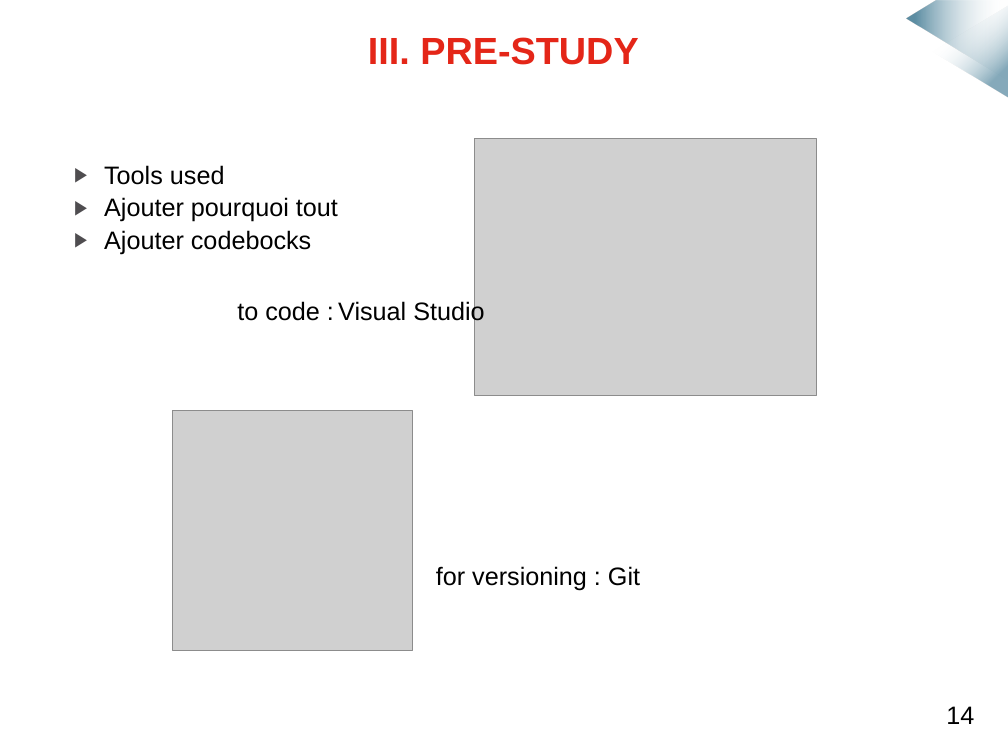
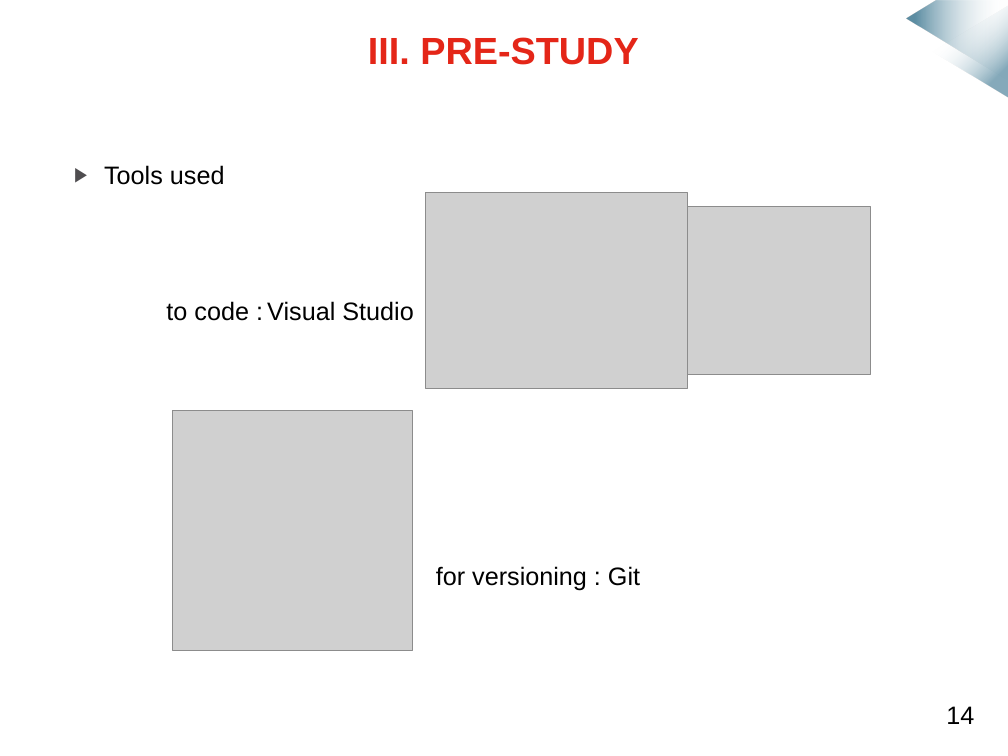
Before and after one commit to mmeven/EP_Domotique_Tablette, a slide deck: slide 13 of Rendu/Diapo_prototype_janvier.pptx. Drawn at 1008x756 pixels with LibreOffice and Linux fonts; fonts in the diff are those of the drawing; grey boxes stand for pictures; background and template pictures are left out. Boxes give left, top, right and bottom in pixels: in the first picture for what was removed or moved away, otherwise in the second. Text is boxed around its words. In the diff, an @@ line names an element or a change of style, - is before the commit and + after.

```diff
--- a/Rendu/Diapo_prototype_janvier.pptx
+++ b/Rendu/Diapo_prototype_janvier.pptx
@@ text at [104, 197, 338, 254]: paragraphs removed @@
-▶ Ajouter pourquoi tout
-▶ Ajouter codebocks
@@ picture: place and size @@
-picture at [474, 139, 815, 396]
+picture at [426, 193, 687, 388]
@@ picture added at [687, 207, 871, 375] @@
@@ text "to code : Visual Studio" rewrapped from [237, 299, 484, 325] to [166, 301, 413, 321] @@
```
Also in this commit, not shown: 7 other slides changed, 2 slides added, 2 slides removed, 4 other files.
